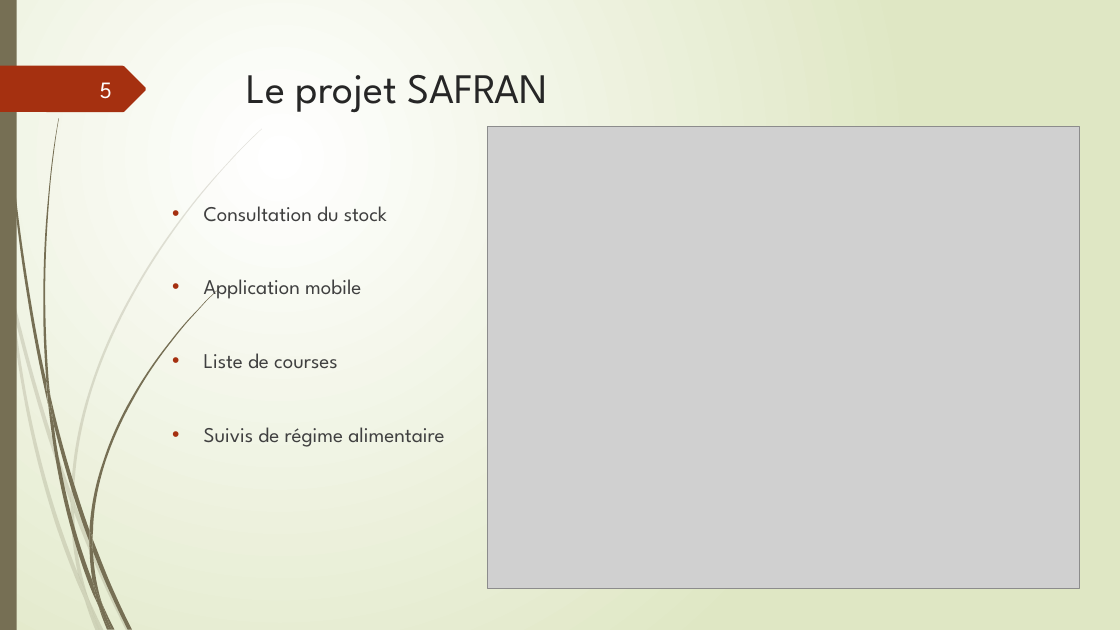
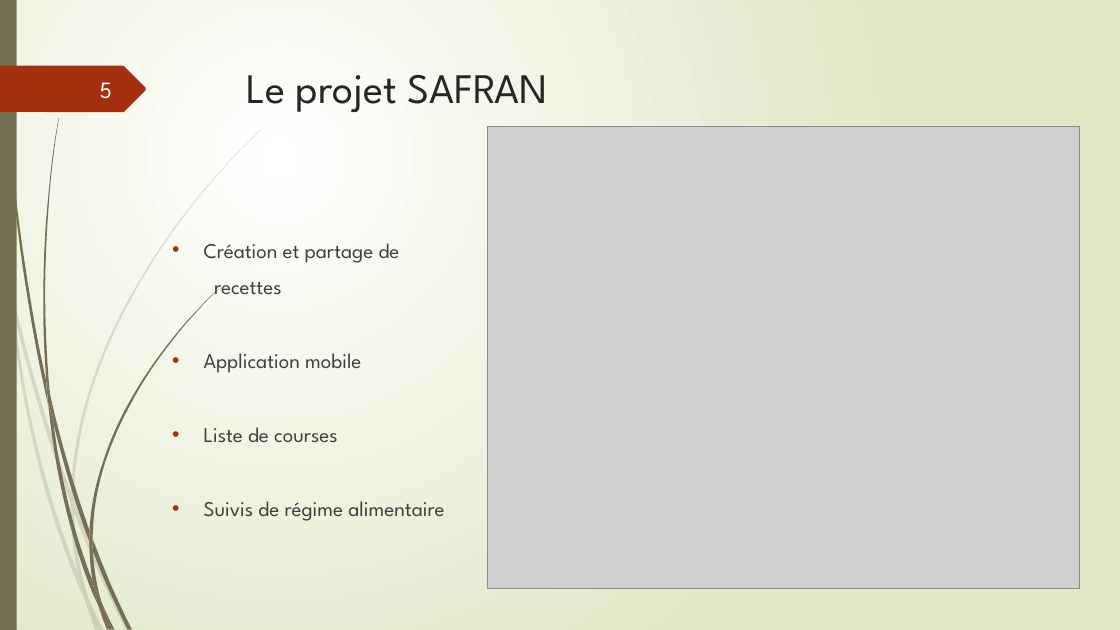
Before and after one commit to Jean-GuillaumePonsard/Safran, a slide deck: slide 5 of PPTprésentation.pptx. Drawn at 1120x630 pixels with LibreOffice and Linux fonts; fonts in the diff are those of the drawing; grey boxes stand for pictures. Boxes give left, top, right and bottom in pixels: in the first picture for what was removed or moved away, otherwise in the second. Text is boxed around its words. In the diff, an @@ line names an element or a change of style, - is before the commit and + after.

```diff
--- a/PPTprésentation.pptx
+++ b/PPTprésentation.pptx
@@ text at <box>204,243,400,295</box>: text changed @@
-• Consultation du stock
+• Création et partage de
+recettes
```
Also in this commit, not shown: 1 other slide changed.
